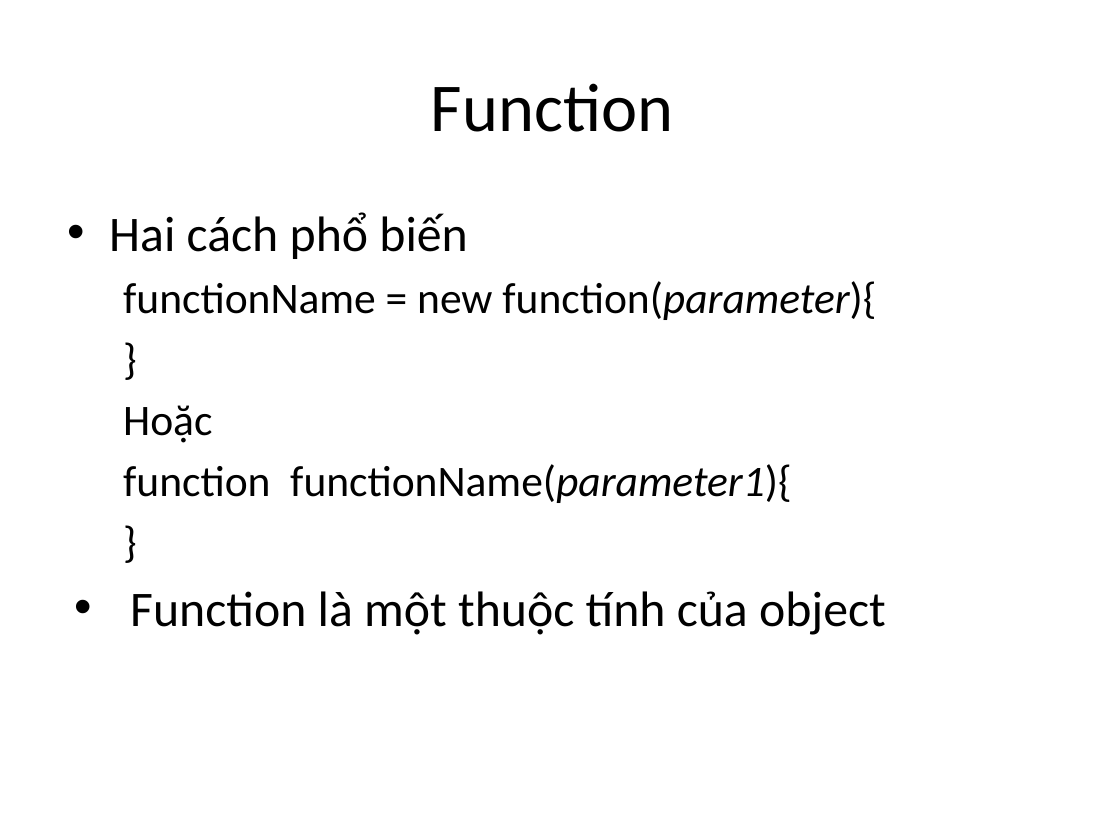
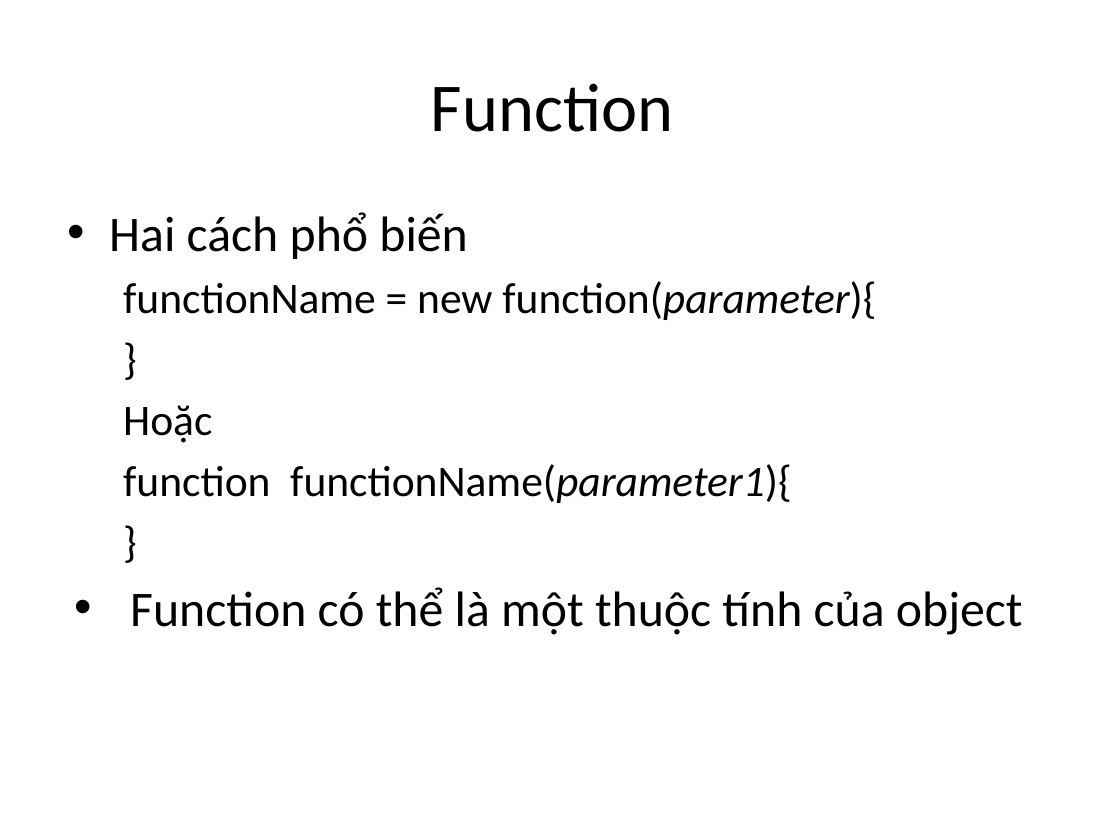
Before and after one commit to phithanh97cs/T3H, a slide deck: slide 15 of Front-end/Slide/3. JavaScript/3. Java Script.pptx. Drawn at 1120x840 pixels with LibreOffice and Linux fonts; fonts in the diff are those of the drawing. Boxes give left, top, right and bottom in pixels: in the first picture for what was removed or moved away, otherwise in the second. Text is boxed around its words. In the diff, an @@ line names an element or a change of style, - is before the commit and + after.

Commit message:
upload

```diff
--- a/Front-end/Slide/3. JavaScript/3. Java Script.pptx
+++ b/Front-end/Slide/3. JavaScript/3. Java Script.pptx
@@ text at (130,587,1023,635): text changed @@
-• Function là một thuộc tính của object
+• Function có thể là một thuộc tính của object
```
